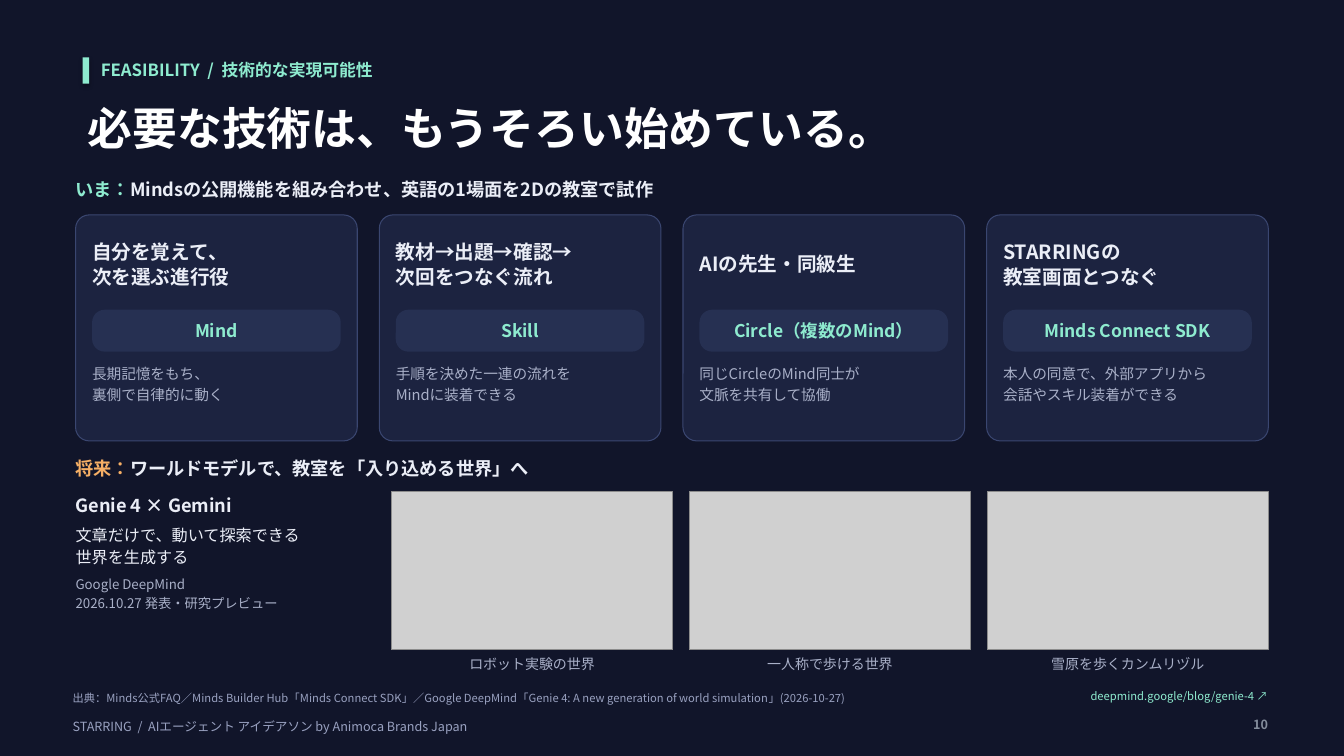
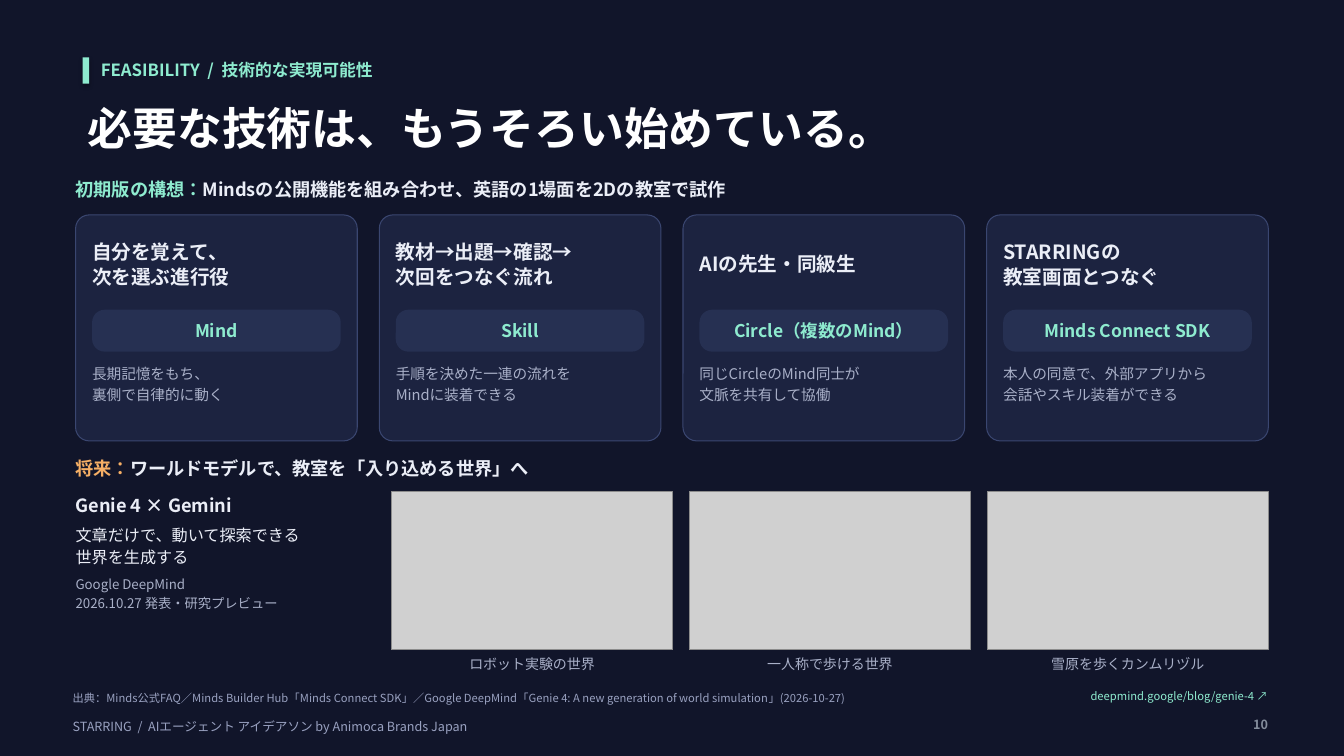
Before and after one commit to zpx9/a1, a slide deck: slide 10 of STARRING_final.pptx. Drawn at 1344x756 pixels with LibreOffice and Linux fonts; fonts in the diff are those of the drawing; grey boxes stand for pictures. Boxes give left, top, right and bottom in pixels: in the first picture for what was removed or moved away, otherwise in the second. Text is boxed around its words. In the diff, an @@ line names an element or a change of style, - is before the commit and + after.

```diff
--- a/STARRING_final.pptx
+++ b/STARRING_final.pptx
@@ text at bbox=[76, 180, 726, 198]: text changed @@
-いま：Mindsの公開機能を組み合わせ、英語の1場面を2Dの教室で試作
+初期版の構想：Mindsの公開機能を組み合わせ、英語の1場面を2Dの教室で試作
```
Also in this commit, not shown: 2 other slides changed, 1 other file.
